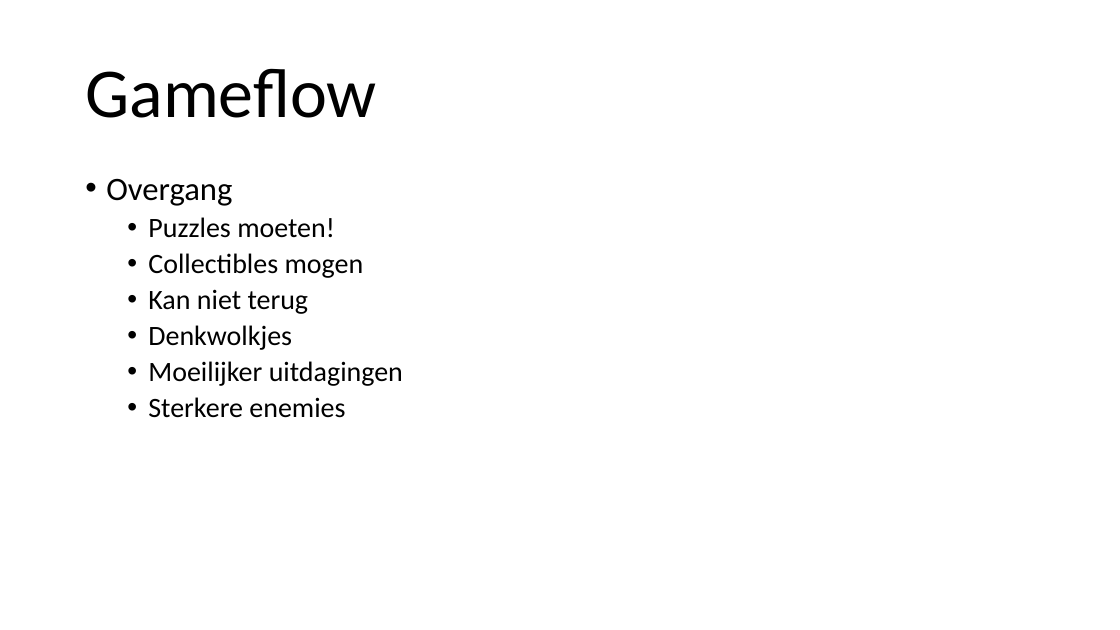
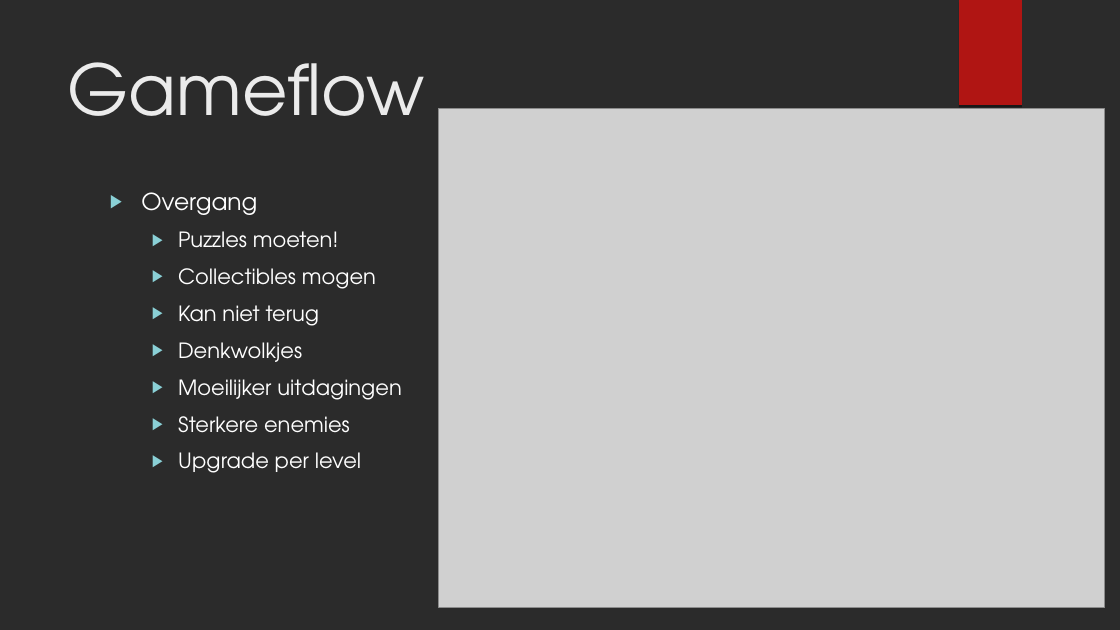
Before and after one commit to kvk4life/GAM21gr2, a slide deck: slide 10 of Presentatie documenten/Order 66’s Pitch.odp (slide 6 before the commit). Drawn at 1120x630 pixels with LibreOffice and Linux fonts; fonts in the diff are those of the drawing; grey boxes stand for pictures; background and template pictures are left out; a plain dark background stands for a picture behind light text. Boxes give left, top, right and bottom in pixels: in the first picture for what was removed or moved away, otherwise in the second. Text is boxed around its words. In the diff, an @@ line names an element or a change of style, - is before the commit and + after.

```diff
--- a/Presentatie documenten/Order 66’s Pitch.odp
+++ b/Presentatie documenten/Order 66’s Pitch.odp
@@ background #FFFFFF to picture (left out) @@
@@ freeform shape added at bbox=[959, 0, 1022, 105], fill #B01513 @@
@@ title "Gameflow": place and size @@
-title "Gameflow" at bbox=[85, 68, 376, 118]
+title "Gameflow" at bbox=[68, 62, 425, 116]
@@ title "Gameflow" at bbox=[68, 62, 425, 116]: font Calibri to TeX Gyre Adventor, text colour #000000 to #EBEBEB; line spacing 0.9 to 1; vertical alignment middle to top @@
@@ picture added at bbox=[439, 108, 1105, 607] @@
@@ text "Overgang": place and size @@
-text "Overgang" at bbox=[106, 178, 403, 418]
+text "Overgang" at bbox=[141, 192, 402, 473]
@@ text at bbox=[141, 192, 402, 433]: size 28 to 20 pt in "Overgang"; font Calibri to TeX Gyre Adventor, text colour #000000 to #FFFFFF in "Overgang", "Puzzles moeten!", "Collectibles mogen", "Kan niet terug" and 3 more places; size 24 to 18 pt in "Puzzles moeten!", "Collectibles mogen", "Kan niet terug", "Denkwolkjes" and 2 more places; bullet • to ▶; line spacing 0.9 to 1; bullet colour #000000 to #8AD0D6; more space between paragraphs @@
@@ text at bbox=[178, 452, 361, 473]: paragraph added @@
+  ▶ Upgrade per level
```
Also in this commit, not shown: 8 other slides changed, 5 slides added, 1 slide removed, 1 other file.
